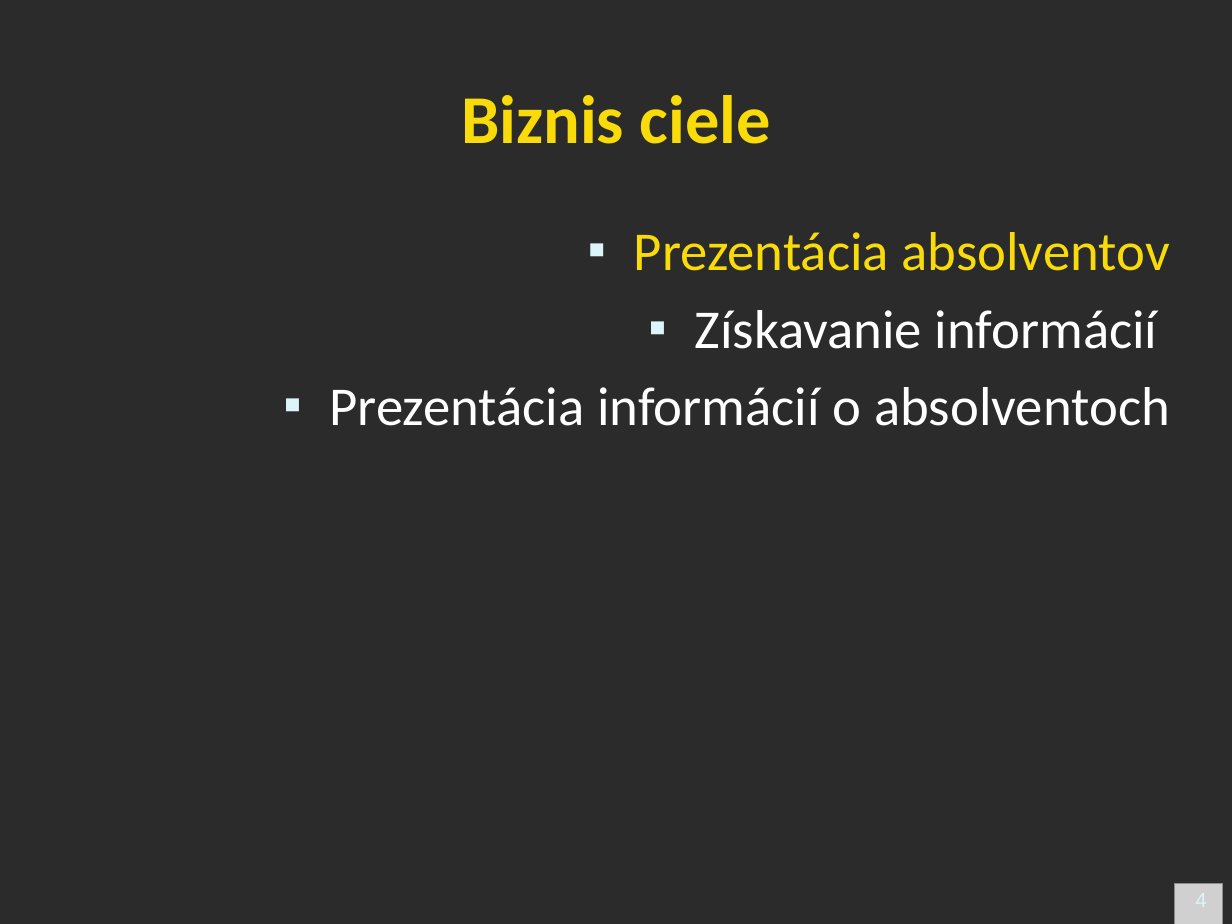
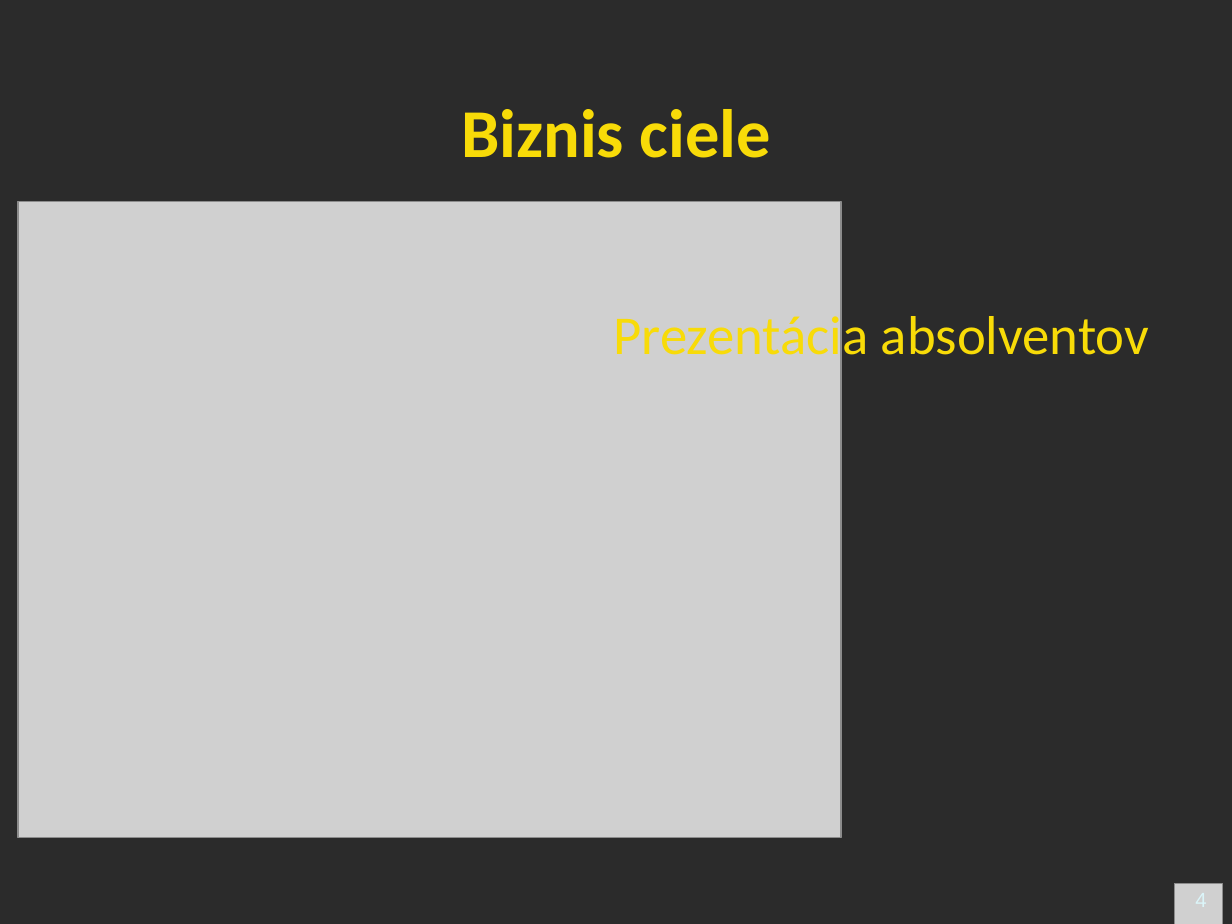
Before and after one commit to googlecode-mirror/timovy2007, a slide deck: slide 4 of doc/prezentacia/alumni_action_presentation.ppt. Drawn at 1232x924 pixels with LibreOffice and Linux fonts; fonts in the diff are those of the drawing; grey boxes stand for pictures; background and template pictures are left out; a plain dark background stands for a picture behind light text. Boxes give left, top, right and bottom in pixels: in the first picture for what was removed or moved away, otherwise in the second. Text is boxed around its words. In the diff, an @@ line names an element or a change of style, - is before the commit and + after.

```diff
--- a/doc/prezentacia/alumni_action_presentation.ppt
+++ b/doc/prezentacia/alumni_action_presentation.ppt
@@ title "Biznis ciele" at bbox=[461, 109, 771, 158]: vertical alignment top to middle @@
@@ picture added at bbox=[18, 201, 841, 838] @@
@@ text removed at bbox=[329, 232, 1170, 426] @@
-▪ Prezentácia absolventov
-▪ Získavanie informácií
-▪ Prezentácia informácií o absolventoch
@@ text added at bbox=[613, 308, 1149, 367], 32 pt, text #F8DB08 @@
+Prezentácia absolventov
```
Also in this commit, not shown: 7 other slides changed, 4 slides added, 4 slides removed.
